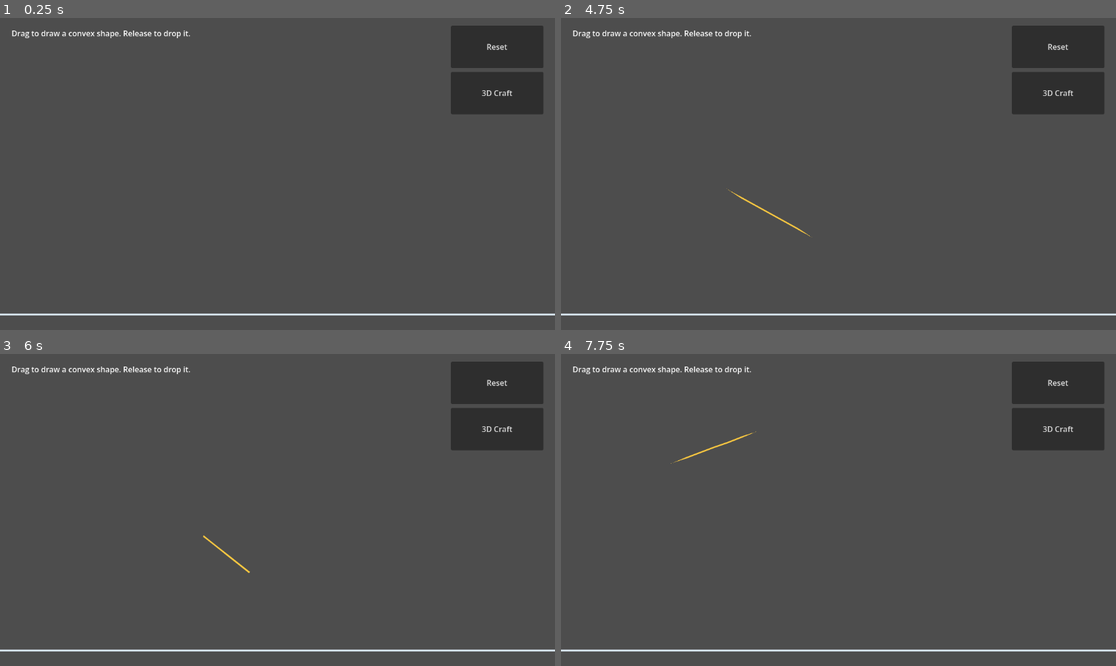
Above: before the commit, frames 1-4 (two rows, left to right).
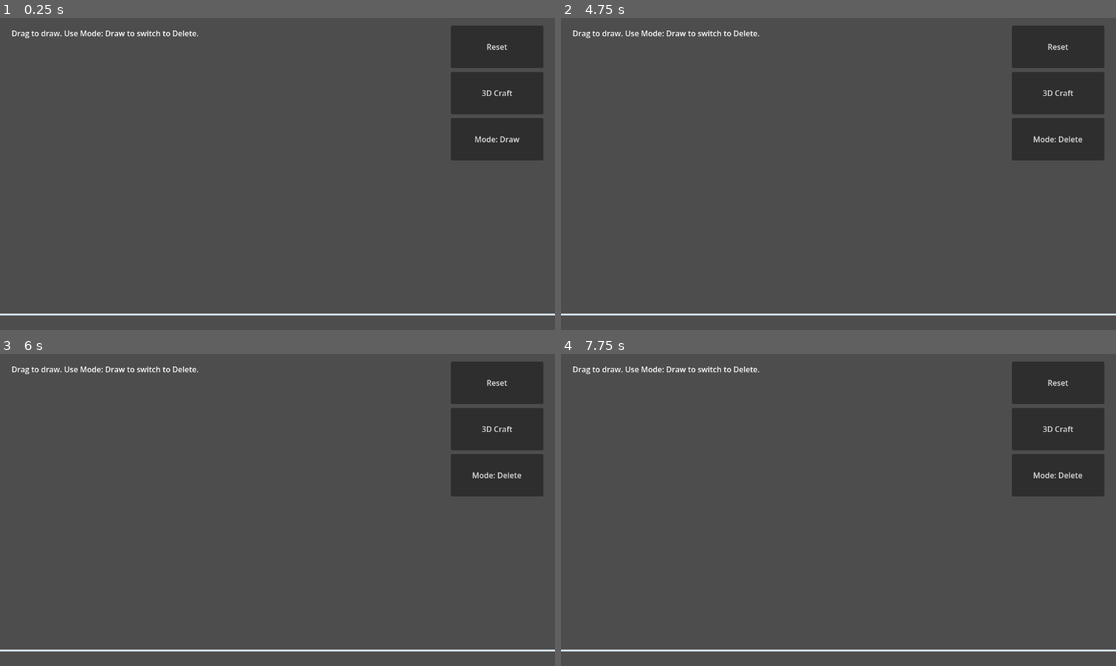
Above: after the commit, the same moments.

Repository: bundai223/game-poc
Game: Godot game, scene res://experiments/draw_physics/main.tscn
The game is run twice, just before and just after one commit, with the same random seed, the same clock (stepped at 60 frames per second) and the same inputs.
Inputs (mouse positions are in pixels of both pictures, inside the frame that each line leads up to):
- Up to frame 1 (0.25 s): no input
- Up to frame 2 (4.75 s): click "Reset" at 0.5 s; click "3D Craft" at 1.25 s; click "2D Physics" at 2 s; click (1060, 139) at 2.75 s, where only the run after the commit has a clickable "Mode: Draw"; move the mouse to (960, 158) at 3.52 s; hold D 3.53-4.25 s; tap R at 3.6 s; click (960, 158) at 3.67 s; drag from (727, 189) to (810, 236) at 4.27 s
- Up to frame 3 (6 s): move the mouse to (333, 441) at 5.02 s; hold D 5.03-5.75 s; tap 1 at 5.1 s; click (333, 441) at 5.17 s; tap R at 5.3 s; drag from (249, 572) to (111, 463) at 5.77 s
- Up to frame 4 (7.75 s): move the mouse to (1005, 556) at 6.52 s; hold A 6.53-7.25 s; tap Delete at 6.6 s; click (1005, 556) at 6.67 s; tap R at 6.8 s; drag from (672, 463) to (755, 432) at 7.27 s

The runs differ from the first frame. In frame 1, 2.5% of the frame differs, in the area x 10-98%, y 4-46%; in frame 2, 2.6%, in the area x 10-98%, y 4-71%; in frame 3, 2.6%; in frame 4, 2.6%.

Commit message:
[2D Draw] タッチした図形を個別に削除する

Diff:
--- a/experiments/draw_physics/main.gd
+++ b/experiments/draw_physics/main.gd
@@ -8,6 +8,8 @@
 
 var _floor_y := 0.0
 var _drawing := false
+var _delete_mode := false
+var _delete_points: Array[Vector2] = []
 var _touch_index := -1
 var _outline := PackedVector2Array()
 var _created_bodies: Array[RigidBody2D] = []
@@ -26,7 +28,7 @@
 
 	var instructions := Label.new()
 	instructions.position = Vector2(24.0, 20.0)
-	instructions.text = "Drag to draw a convex shape. Release to drop it."
+	instructions.text = "Drag to draw. Use Mode: Draw to switch to Delete."
 	add_child(instructions)
 	var controls := CanvasLayer.new()
 	add_child(controls)
@@ -50,12 +52,49 @@
 	craft_button.offset_bottom = 200.0
 	craft_button.pressed.connect(_open_vehicle_craft)
 	controls.add_child(craft_button)
+	var mode_button := Button.new()
+	mode_button.name = "ModeButton"
+	mode_button.text = "Mode: Draw"
+	mode_button.set_anchors_preset(Control.PRESET_TOP_RIGHT)
+	mode_button.offset_left = -216.0
+	mode_button.offset_top = 208.0
+	mode_button.offset_right = -24.0
+	mode_button.offset_bottom = 296.0
+	mode_button.pressed.connect(func() -> void:
+		_delete_mode = not _delete_mode
+		_drawing = false
+		_touch_index = -1
+		_outline.clear()
+		_delete_points.clear()
+		mode_button.text = "Mode: Delete" if _delete_mode else "Mode: Draw"
+		queue_redraw()
+	)
+	controls.add_child(mode_button)
 	queue_redraw()
+
+
+func _physics_process(_delta: float) -> void:
+	for point in _delete_points:
+		var query := PhysicsPointQueryParameters2D.new()
+		query.position = get_canvas_transform().affine_inverse() * point
+		var hits := get_world_2d().direct_space_state.intersect_point(query)
+		for hit in hits:
+			var body: Object = hit.collider
+			if body in _created_bodies:
+				_created_bodies.erase(body)
+				body.queue_free()
+				break
+	_delete_points.clear()
 
 
 func _unhandled_input(event: InputEvent) -> void:
 	if event is InputEventKey and event.pressed and not event.echo and event.keycode == KEY_R:
 		reset()
+	elif _delete_mode:
+		if event is InputEventMouseButton and event.button_index == MOUSE_BUTTON_LEFT and event.pressed:
+			_delete_points.append(event.position)
+		elif event is InputEventScreenTouch and event.pressed and not event.canceled:
+			_delete_points.append(event.position)
 	elif event is InputEventMouseButton and event.button_index == MOUSE_BUTTON_LEFT:
 		if event.pressed and _touch_index == -1:
 			_begin_draw(to_local(event.position))
@@ -83,6 +122,7 @@
 	_drawing = false
 	_touch_index = -1
 	_outline.clear()
+	_delete_points.clear()
 	for body in _created_bodies:
 		body.queue_free()
 	_created_bodies.clear()
--- a/tests/test_collider_integration.gd
+++ b/tests/test_collider_integration.gd
@@ -179,3 +179,76 @@
 	touch.position = Vector2(150, 200)
 	get_viewport().push_input(touch)
 	assert_int(demo._created_bodies.size()).is_equal(1)
+
+
+func test_delete_mode_hits_transformed_body_and_preserves_other_bodies() -> void:
+	var demo := DrawPhysics.instantiate()
+	add_child(demo)
+	demo.position = Vector2(40, 30)
+	var points := PackedVector2Array([Vector2(100, 100), Vector2(200, 100), Vector2(150, 200)])
+	var target: RigidBody2D = demo.spawn_body(OutlineData.new(points))
+	target.freeze = true
+	target.rotation = PI / 4
+	var other: RigidBody2D = demo.spawn_body(OutlineData.new(points))
+	other.position += Vector2(300, 0)
+	other.freeze = true
+	await get_tree().physics_frame
+	var mode := demo.find_child("ModeButton", true, false) as Button
+	mode.pressed.emit()
+	assert_str(mode.text).is_equal("Mode: Delete")
+	var touch := InputEventScreenTouch.new()
+	touch.index = 7
+	touch.pressed = true
+	touch.position = demo.get_canvas_transform() * target.global_position
+	demo._unhandled_input(touch)
+	await get_tree().physics_frame
+	await get_tree().physics_frame
+	assert_int(demo._created_bodies.size()).is_equal(1)
+	assert_bool(demo._created_bodies[0] == other).is_true()
+	touch.position = Vector2(10, 10)
+	demo._unhandled_input(touch)
+	await get_tree().physics_frame
+	await get_tree().physics_frame
+	assert_int(demo._created_bodies.size()).is_equal(1)
+	mode.pressed.emit()
+	assert_str(mode.text).is_equal("Mode: Draw")
+
+
+func test_delete_mode_cancels_in_progress_drawing() -> void:
+	var demo := DrawPhysics.instantiate()
+	add_child(demo)
+	var press := InputEventMouseButton.new()
+	press.button_index = MOUSE_BUTTON_LEFT
+	press.pressed = true
+	press.position = Vector2(100, 100)
+	demo._unhandled_input(press)
+	var mode := demo.find_child("ModeButton", true, false) as Button
+	mode.pressed.emit()
+	assert_bool(demo._drawing).is_false()
+	assert_int(demo._outline.size()).is_zero()
+
+
+func test_mouse_click_in_delete_mode_and_reset_pending_input() -> void:
+	var demo := DrawPhysics.instantiate()
+	add_child(demo)
+	var points := PackedVector2Array([Vector2(100, 100), Vector2(200, 100), Vector2(150, 200)])
+	var body: RigidBody2D = demo.spawn_body(OutlineData.new(points))
+	body.freeze = true
+	await get_tree().physics_frame
+	var mode := demo.find_child("ModeButton", true, false) as Button
+	mode.pressed.emit()
+	var click := InputEventMouseButton.new()
+	click.button_index = MOUSE_BUTTON_LEFT
+	click.pressed = true
+	click.position = body.global_position
+	demo._unhandled_input(click)
+	await get_tree().physics_frame
+	await get_tree().physics_frame
+	assert_int(demo._created_bodies.size()).is_zero()
+	body = demo.spawn_body(OutlineData.new(points))
+	body.freeze = true
+	demo._unhandled_input(click)
+	mode.pressed.emit()
+	await get_tree().physics_frame
+	await get_tree().physics_frame
+	assert_int(demo._created_bodies.size()).is_equal(1)
Not shown, added: raw/issues/2026-11-12_38/delete-shape.md
Not shown, changed: wiki/pages/experiments/log.md
Not shown, changed: wiki/pages/experiments/手描き輪郭の剛体化.md
